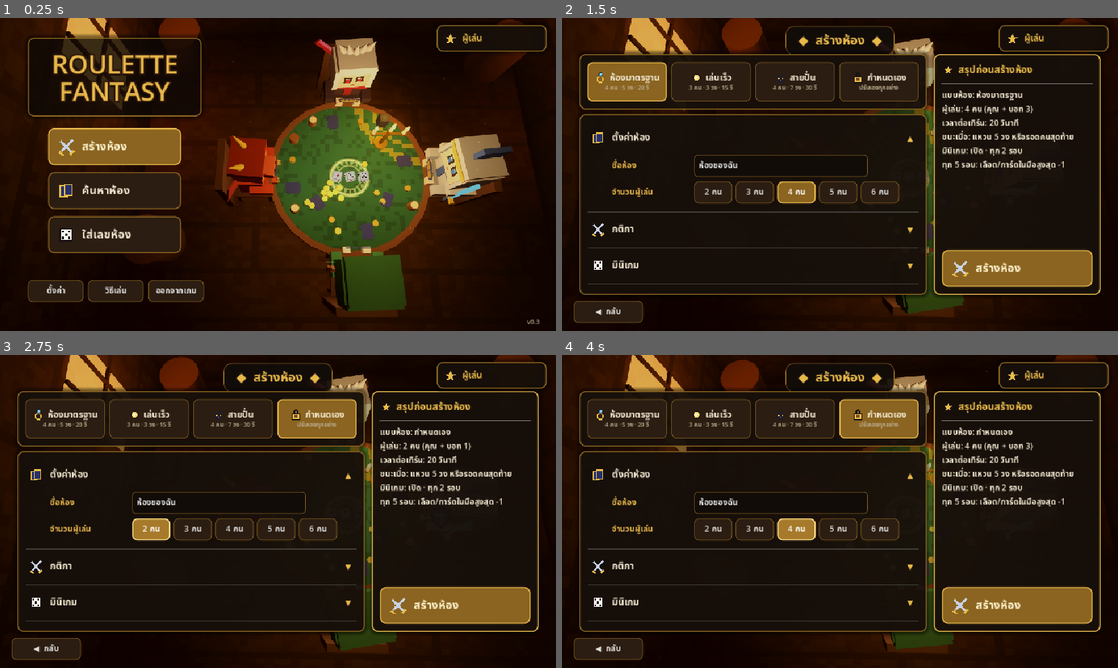
Above: before the commit, frames 1-4 (two rows, left to right).
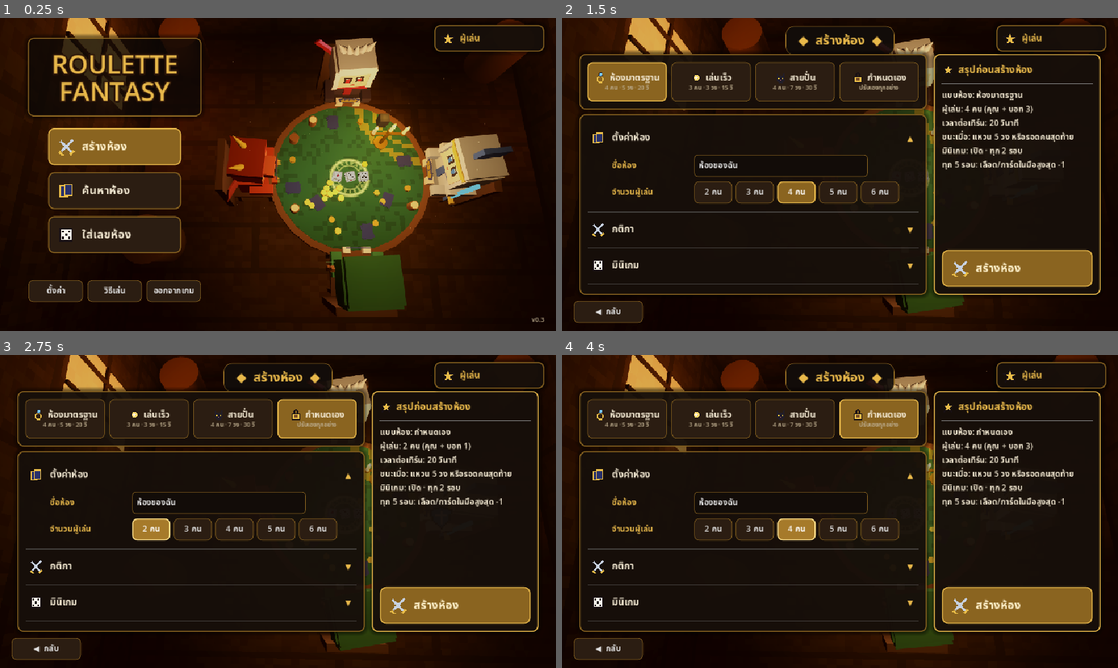
Above: after the commit, the same moments.

Repository: MsaterJEY/roulette-fantasy
Game: Godot game, scene res://menu.tscn
Same seed, same stepped clock (60 frames per second), same inputs: the game is played once before the commit and once after it.
Inputs (mouse positions are in pixels of both pictures, inside the frame that each line leads up to):
- Up to frame 1 (0.25 s): no input
- Up to frame 2 (1.5 s): click (678, 146) at 0.52 s; click (751, 136) at 1.27 s
- Up to frame 3 (2.75 s): click "2 คน" at 2 s
- Up to frame 4 (4 s): click "3 คน" at 2.75 s; click "4 คน" at 3.5 s

The runs differ from the first frame. In frame 1, 0.5% of the frame differs, in the area x 5-99%, y 2-98%; in frame 2, 0.2%; in frame 3, 0.2%; in frame 4, 0.2%.

Commit message:
Line up the menu screens
The home page's footer buttons sit centred under the logo, the settings
dialog stays centred when its contents widen it, the name badge and the
version keep the same 20 px gap from the edge as Back, Find's gold
button sits level with Back, and the lobby's two left panels are the
same width. Adds tests/shot_pick.gd to capture the character screen.

Co-Authored-By: Claude Opus 5.5 <noreply@anthropic.com>

Diff:
--- a/scripts/main_menu.gd
+++ b/scripts/main_menu.gd
@@ -147,24 +147,27 @@
 	join.pressed.connect(show_screen.bind("join"))
 	col.add_child(join)
 
-	var row := HBoxContainer.new()
+	var row := HBoxContainer.new()  # centred under the logo plate (the web has no Quit)
 	row.position = Vector2(48, 452)
+	row.custom_minimum_size = Vector2(300, 0)
+	row.alignment = BoxContainer.ALIGNMENT_CENTER
 	row.add_theme_constant_override("separation", 8)
 	s.add_child(row)
-	var settings := MenuUi.small_button(" ตั้งค่า ", "", 96)
+	var settings := MenuUi.small_button(" ตั้งค่า ", "", 94)
 	settings.pressed.connect(_open_settings)
 	row.add_child(settings)
-	var howto := MenuUi.small_button(" วิธีเล่น ", "", 96)
+	var howto := MenuUi.small_button(" วิธีเล่น ", "", 94)
 	howto.pressed.connect(_open_howto)
 	row.add_child(howto)
-	var quit := MenuUi.small_button(" ออกจากเกม ", "", 96)
+	var quit := MenuUi.small_button(" ออกจากเกม ", "", 94)
 	quit.pressed.connect(func() -> void:  # through the sound player, so it quits cleanly
 		get_tree().root.propagate_notification(NOTIFICATION_WM_CLOSE_REQUEST))
 	row.add_child(quit)
 	quit.visible = not OS.has_feature("web")  # a browser tab can't be closed by the page
 
 	var ver := MenuUi.label("v0.3", 11, UiStyle.TEXT_DIM)
-	ver.position = Vector2(W - 50, 516)
+	ver.position = Vector2(W - 20, 512)  # right edge in line with the badge (below)
+	ver.resized.connect(func() -> void: ver.position.x = W - 20 - ver.size.x)
 	s.add_child(ver)
 	return s
 
@@ -200,7 +203,7 @@
 		l.horizontal_alignment = HORIZONTAL_ALIGNMENT_CENTER
 		empty.add_child(l)
 	var go := MenuUi.big_button("swords", "สร้างห้องแทน", "", true, 210)
-	go.position = Vector2(W - 230, 470)
+	go.position = Vector2(W - 230, 473)  # level with Back (488-522)
 	go.pressed.connect(show_screen.bind("create"))
 	s.add_child(go)
 	_back(s)
@@ -534,6 +537,7 @@
 
 	var pick := MenuUi.panel(Vector2(20, 362), Vector2(610, 112))
 	s.add_child(pick)
+	line.resized.connect(func() -> void: pick.custom_minimum_size.x = line.size.x)  # the line-up can widen it
 	var pbox := VBoxContainer.new()
 	pbox.add_theme_constant_override("separation", 6)
 	pick.add_child(pbox)
@@ -769,7 +773,7 @@
 
 func _build_badge() -> void:
 	var b := Button.new()
-	b.position = Vector2(W - 206, 12)
+	b.position = Vector2(W - 210, 12)
 	b.custom_minimum_size = Vector2(190, 46)
 	b.add_theme_stylebox_override("normal", MenuUi.panel_style(MenuUi.GOLD_DARK, 2, MenuUi.PANEL))
 	b.add_theme_stylebox_override("hover", MenuUi.panel_style(MenuUi.GOLD, 2, MenuUi.PANEL))
@@ -834,6 +838,7 @@
 	_modal.add_child(veil)
 	var p := MenuUi.panel((Vector2(W, 540) - box_size) / 2, box_size, MenuUi.GOLD)
 	_modal.add_child(p)
+	p.resized.connect(func() -> void: p.position = (Vector2(W, 540) - p.size) / 2)  # its contents can widen it
 	var box := VBoxContainer.new()
 	box.add_theme_constant_override("separation", 12)
 	p.add_child(box)
--- /dev/null
+++ b/tests/shot_pick.gd
@@ -0,0 +1,16 @@
+extends SceneTree
+## Screenshot helper: the character select screen, as a new game opens it. Add `hover` to
+## point at the second character. Run with --write-movie.
+
+var frames := 0
+var table: Node
+
+
+func _initialize() -> void:
+	table = load("res://main.tscn").instantiate()
+	root.add_child(table)
+
+
+func _process(_delta: float) -> bool:
+	frames += 1
+	return frames > 40
Not shown, added: tests/shot_pick.gd.uid
Not shown, changed: docs/STATE.md
Not shown, changed: web/index.pck
